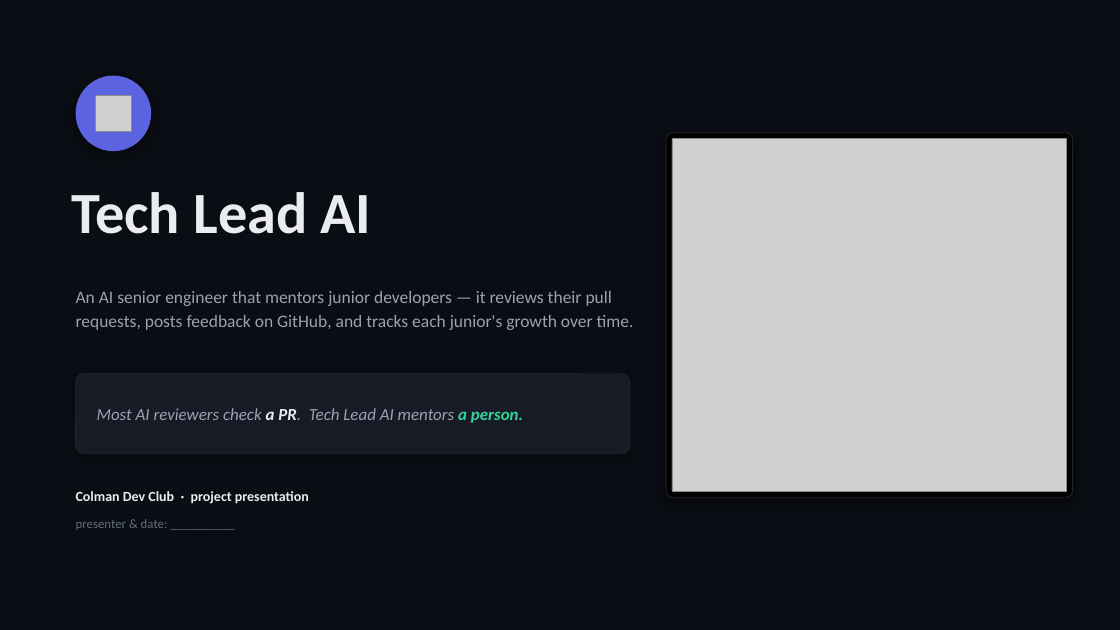
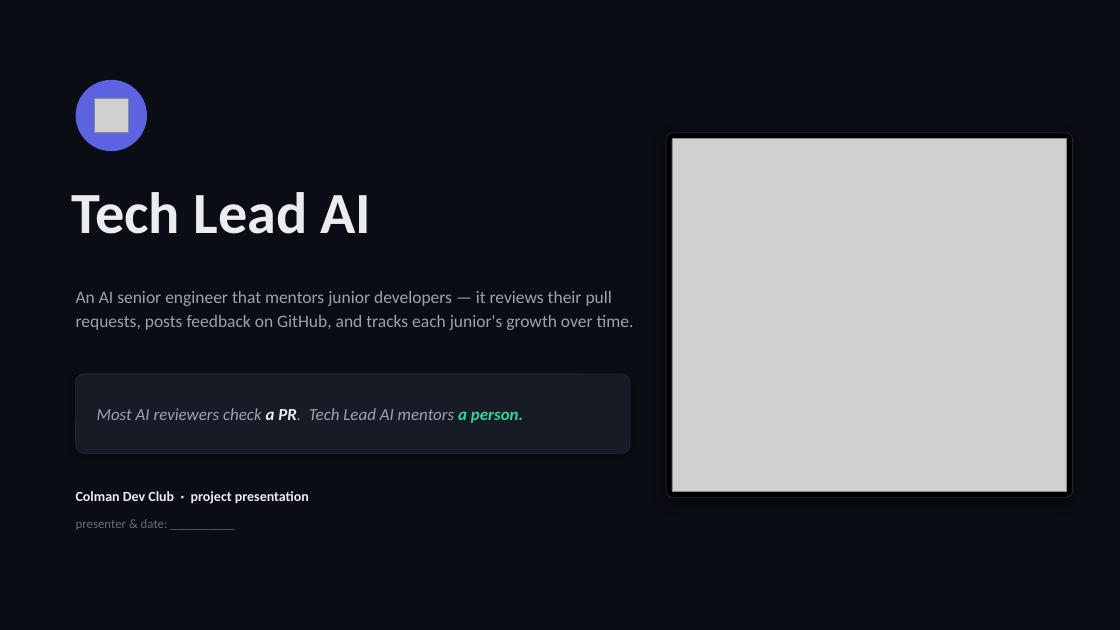
Before and after one commit to TechLead-AI/techlead-ai, a slide deck: slide 1 of TechLead2.pptx. Drawn at 1120x630 pixels with LibreOffice and Linux fonts; fonts in the diff are those of the drawing; grey boxes stand for pictures. Boxes give left, top, right and bottom in pixels: in the first picture for what was removed or moved away, otherwise in the second. Text is boxed around its words. In the diff, an @@ line names an element or a change of style, - is before the commit and + after.

```diff
--- a/TechLead2.pptx
+++ b/TechLead2.pptx
@@ ellipse: place and size @@
-ellipse at (76,76,151,151)
+ellipse at (76,80,147,151)
@@ ellipse at (76,80,147,151): shadow off @@
```
Also in this commit, not shown: 17 other slides changed, 2 slides added, 3 slides removed.
